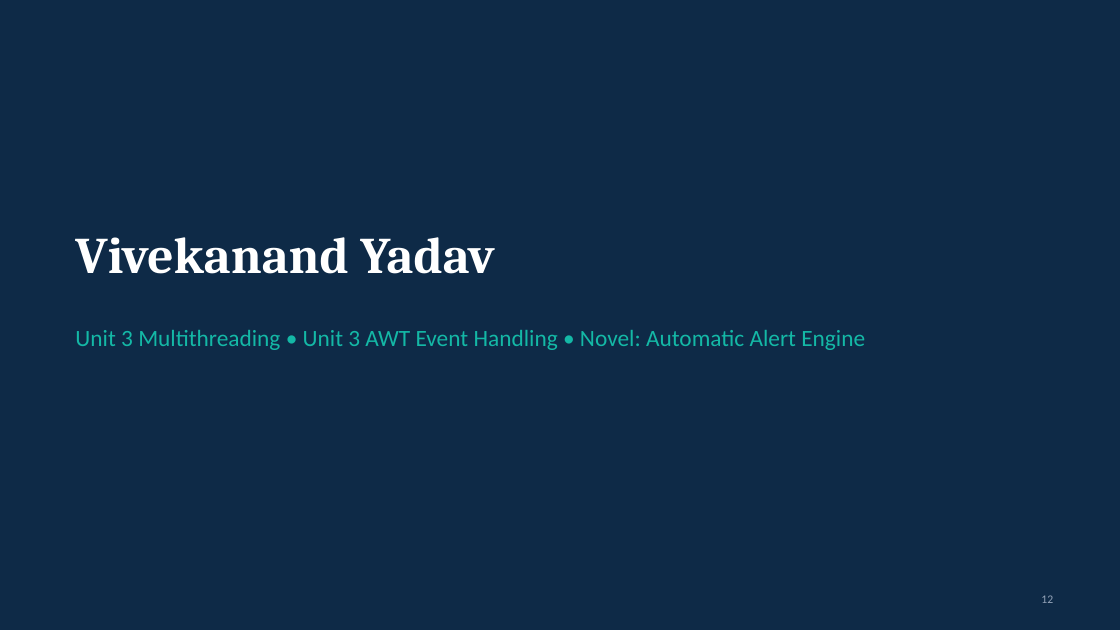
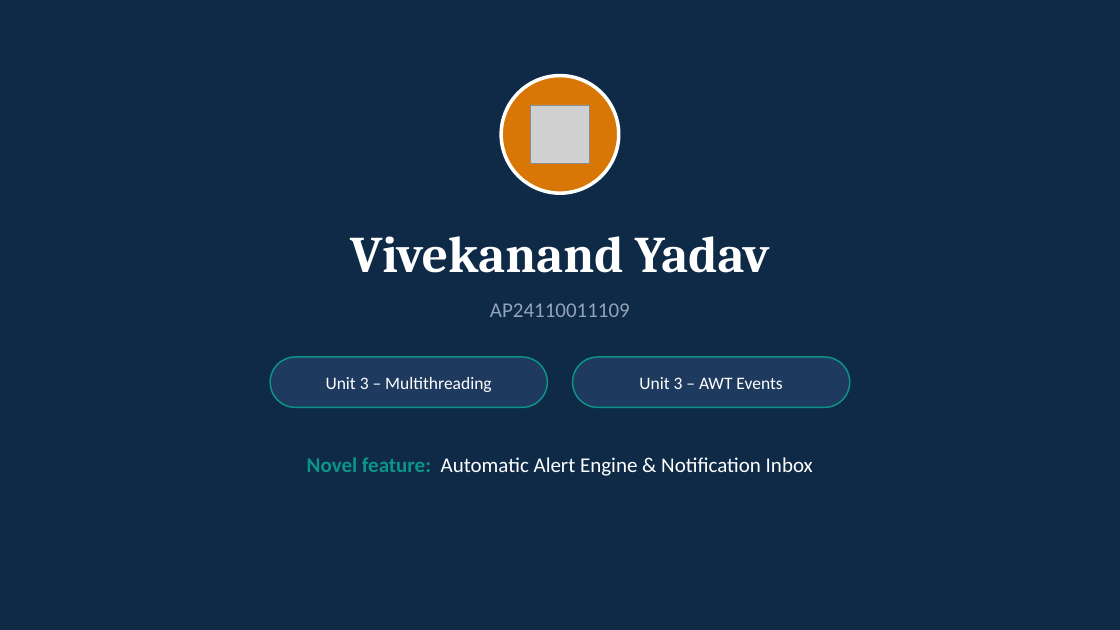
Before and after one commit to prit12075/student-management-system, a slide deck: slide 12 of docs/Apex_ERP_Presentation.pptx. Drawn at 1120x630 pixels with LibreOffice and Linux fonts; fonts in the diff are those of the drawing; grey boxes stand for pictures. Boxes give left, top, right and bottom in pixels: in the first picture for what was removed or moved away, otherwise in the second. Text is boxed around its words. In the diff, an @@ line names an element or a change of style, - is before the commit and + after.

```diff
--- a/docs/Apex_ERP_Presentation.pptx
+++ b/docs/Apex_ERP_Presentation.pptx
@@ ellipse added at (502,76,619,193), fill #D97706, outline #FFFFFF 3 pt @@
@@ picture added at (531,105,590,164) @@
@@ text "Vivekanand Yadav": place and size @@
-text "Vivekanand Yadav" at (75,237,495,274)
+text "Vivekanand Yadav" at (350,236,770,273)
@@ text "Vivekanand Yadav" at (350,236,770,273): alignment left to centre; vertical alignment top to middle @@
@@ text added at (490,303,630,317), 18 pt, text #94A3B8 @@
+AP24110011109
@@ text removed at (75,330,865,350) @@
-Unit 3 Multithreading • Unit 3 AWT Event Handling • Novel: Automatic Alert Engine
@@ rounded rectangle added at (271,357,548,408), fill #1E3A5F, outline #0D9488 1.25 pt @@
@@ rounded rectangle added at (573,357,850,408), fill #1E3A5F, outline #0D9488 1.25 pt @@
@@ text added at (326,377,491,392), 15 pt, text #FFFFFF @@
+Unit 3 – Multithreading
@@ text added at (639,377,782,389), 15 pt, text #FFFFFF @@
+Unit 3 – AWT Events
@@ text added at (307,457,813,476), 18 pt, text #FFFFFF @@
+Novel feature: Automatic Alert Engine & Notification Inbox
@@ page number removed at (1041,595,1053,603) @@
-12
```
Also in this commit, not shown: 14 other slides changed, 6 slides added, 6 slides removed, 4 other files.
